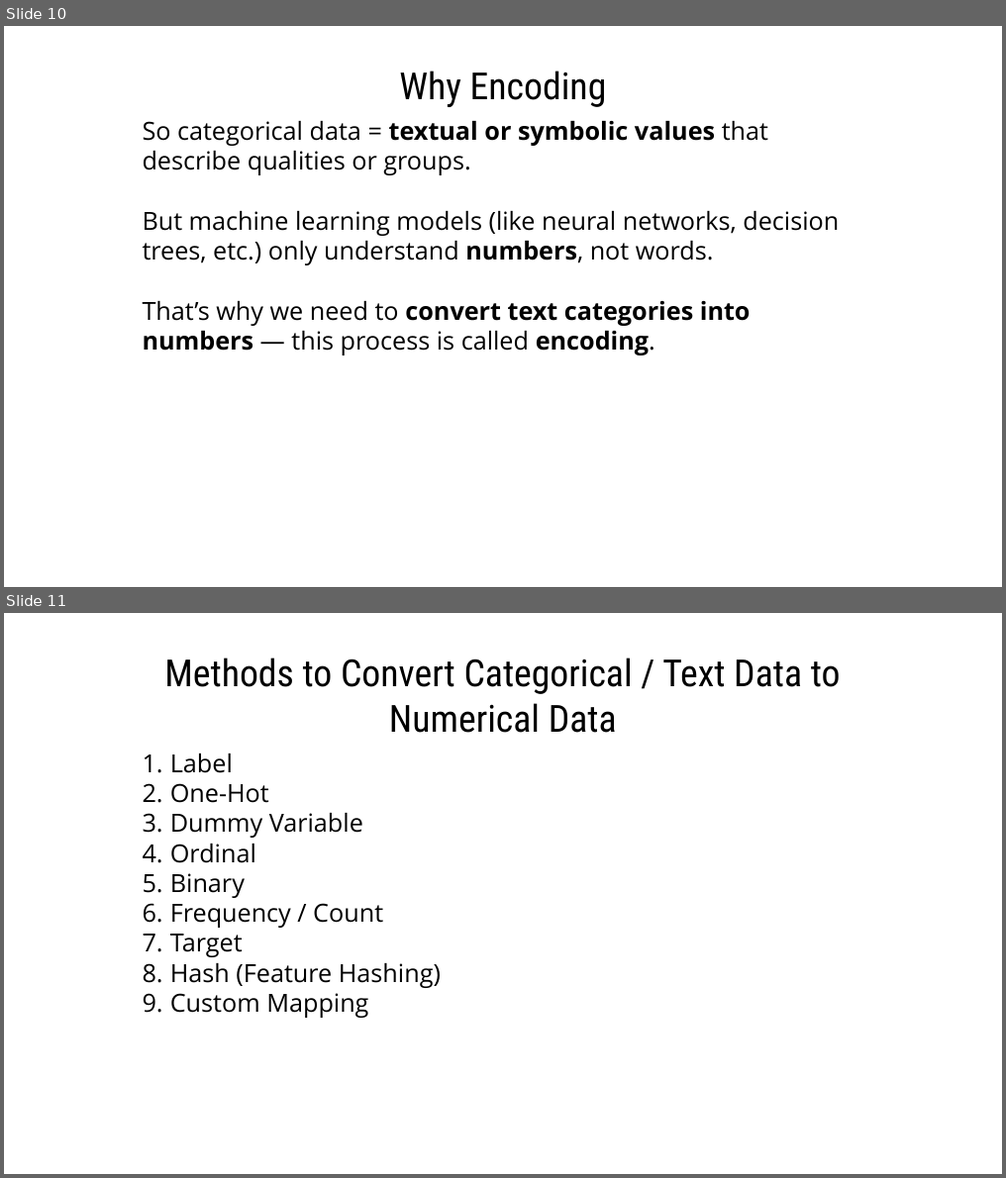
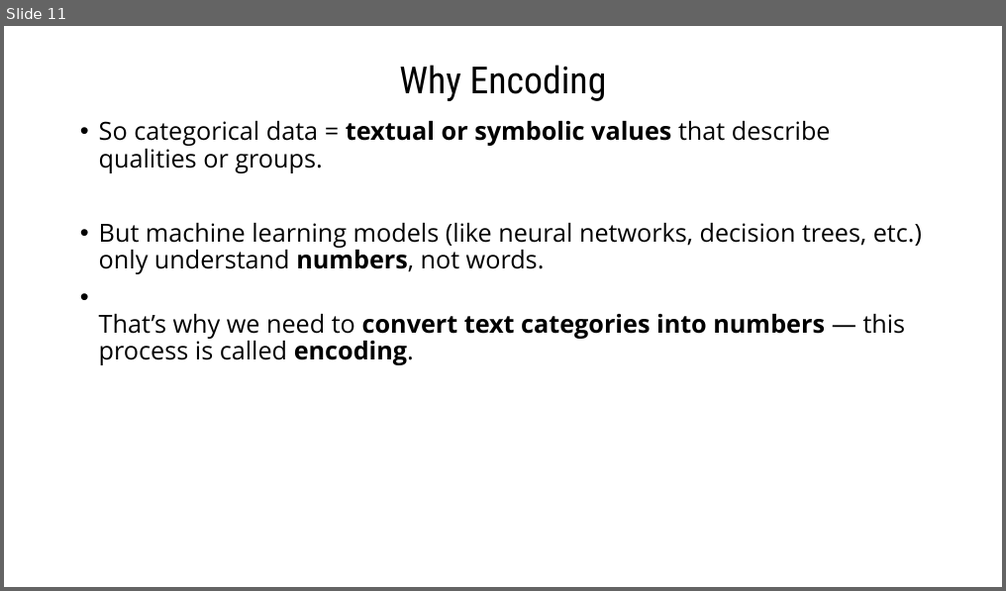
Before and after one commit to gmrr40058/data-science-ml-python-ostad, a slide deck: My Note and Practice/Text to Numerical Data Conversion/Categorical(Text to Numeric) data conversion-CTtN/Categorical Data.pptx. Shown one above the other, each under a label of ours: slides 10 and 11 before the commit, slide 11 after it. The pictures are 1006x1178 and 1006x591 pixels, drawn with LibreOffice and Linux fonts; fonts in the diff are those of the drawing. Boxes give left, top, right and bottom in pixels: in the first picture for what was removed or moved away, otherwise in the second. Text is boxed around its words. In the diff, an @@ line names an element or a change of style, - is before the commit and + after.

Commit message:
Slide titles have been added.

```diff
--- a/My Note and Practice/Text to Numerical Data Conversion/Categorical(Text to Numeric) data conversion-CTtN/Categorical Data.pptx
+++ b/My Note and Practice/Text to Numerical Data Conversion/Categorical(Text to Numeric) data conversion-CTtN/Categorical Data.pptx
@@ slide 11 removed at (x1=4, y1=613, x2=1002, y2=1174), background #FFFFFF @@
@@ text removed at (x1=164, y1=658, x2=841, y2=733) @@
-Methods to Convert Categorical / Text Data to Numerical Data
@@ text removed at (x1=170, y1=754, x2=441, y2=1018) @@
-1. Label
-2. One-Hot
-3. Dummy Variable
-4. Ordinal
-5. Binary
-6. Frequency / Count
-7. Target
-8. Hash (Feature Hashing)
-9. Custom Mapping
@@ what was slide 10 is now slide 11 @@
@@ slide 11 changed as well @@
@@ title "Why Encoding" at (x1=399, y1=65, x2=607, y2=101): line spacing 1 to 0.9; vertical alignment top to middle @@
@@ text "So categorical data = textual ..." moved from (x1=143, y1=121, x2=839, y2=356) to (x1=99, y1=121, x2=922, y2=366) @@
@@ text "So categorical data = textual ..." at (x1=99, y1=121, x2=922, y2=366): bullet none to •; line spacing 1 to 0.9; more space between paragraphs @@
```
Also in this commit, not shown: 7 other slides changed, 4 slides added, 16 other slides removed.
